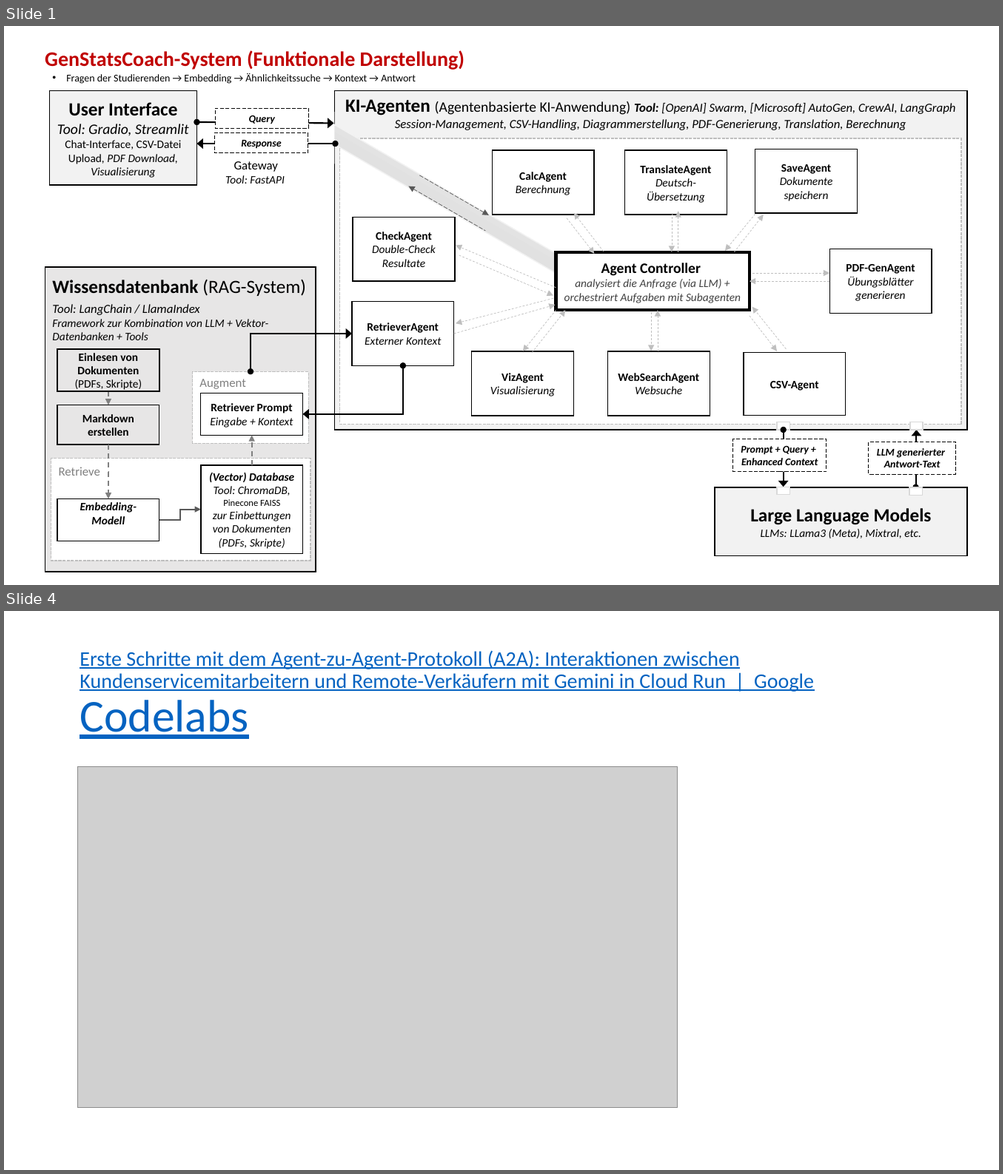
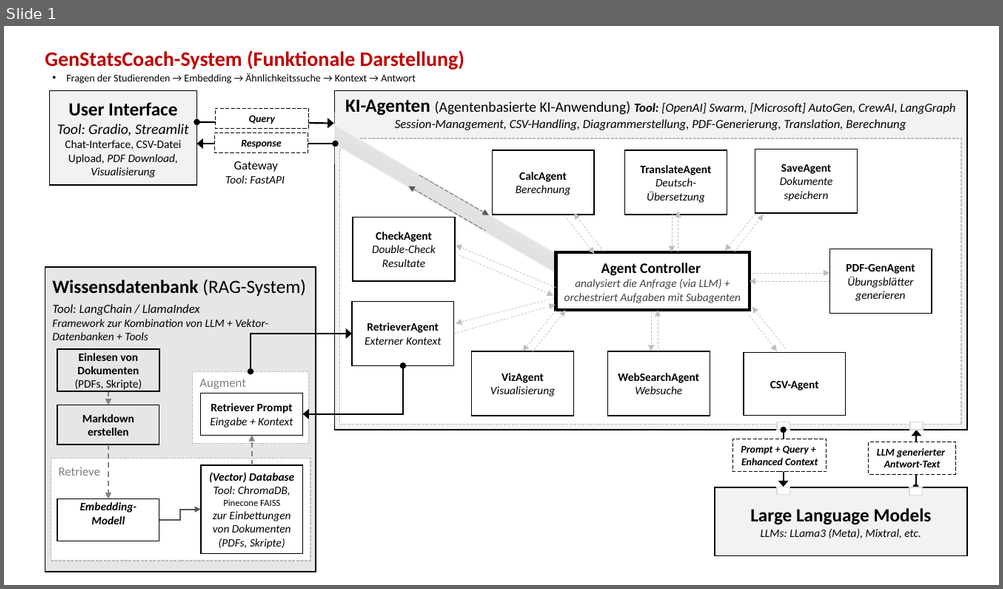
Before and after one commit to paedeweber/test, a slide deck: test.pptx. Shown one above the other, each under a label of ours: slides 1 and 4 before the commit, slide 1 after it; the slides between them are not shown. The pictures are 1003x1174 and 1003x589 pixels, drawn with LibreOffice and Linux fonts; fonts in the diff are those of the drawing; grey boxes stand for pictures. Boxes give left, top, right and bottom in pixels: in the first picture for what was removed or moved away, otherwise in the second. Text is boxed around its words. In the diff, an @@ line names an element or a change of style, - is before the commit and + after.

```diff
--- a/test.pptx
+++ b/test.pptx
@@ slide 4 removed at [4, 611, 999, 1170], background #FFFFFF @@
@@ title removed at [79, 650, 814, 739] @@
-Erste Schritte mit dem Agent-zu-Agent-Protokoll (A2A): Interaktionen zwischen Kundenservicemitarbeitern und Remote-Verkäufern mit Gemini in Cloud Run | Google Codelabs
@@ picture removed at [78, 767, 677, 1108] @@
```
Also in this commit, not shown: 6 other slides removed.
